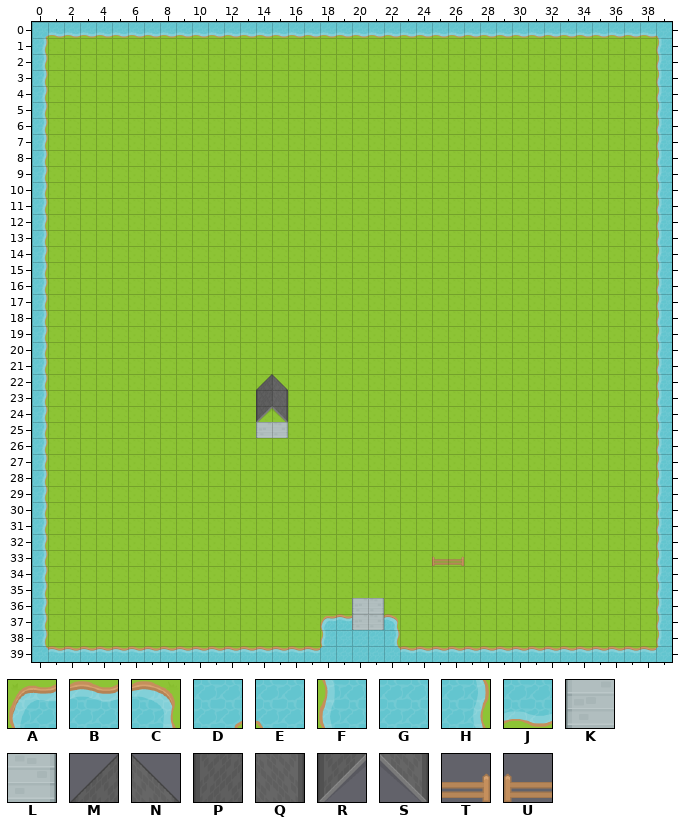
One commit to this Tiled map: level2.tmx. The first picture shows the starting point.
Cells are 64x64 px. Shown: x 0..39, y 0..39.
Key: from "RPGpack_sheet": A 10, B 11, C 12, D 13, E 14, F 30, G 31, H 32, J 51, K 109, L 111, M 131, N 132, P 151, Q 152, R 171, S 172, T 206, U 226.
_ is an empty cell.
Layers that did not change in this view are not listed.
Layer "Blocked" before, first column x 0:
 0 DJJJJJJJJJJJJJJJJJJJJJJJJJJJJJJJJJJJJJJE
 1 H______________________________________F
 2 H______________________________________F
 3 H______________________________________F
 4 H______________________________________F
 5 H______________________________________F
 6 H______________________________________F
 7 H______________________________________F
 8 H______________________________________F
 9 H______________________________________F
10 H______________________________________F
11 H______________________________________F
12 H______________________________________F
13 H______________________________________F
14 H______________________________________F
15 H______________________________________F
16 H______________________________________F
17 H______________________________________F
18 H______________________________________F
19 H______________________________________F
20 H______________________________________F
21 H______________________________________F
22 H_____________MN_______________________F
23 H_____________PQ_______________________F
24 H_____________RS_______________________F
25 H_____________KL_______________________F
26 H______________________________________F
27 H______________________________________F
28 H______________________________________F
29 H______________________________________F
30 H______________________________________F
31 H______________________________________F
32 H______________________________________F
33 H________________________UT____________F
34 H______________________________________F
35 H______________________________________F
36 H______________________________________F
37 H_________________AB__C________________F
38 H_________________FG__H________________F
Now the later version:
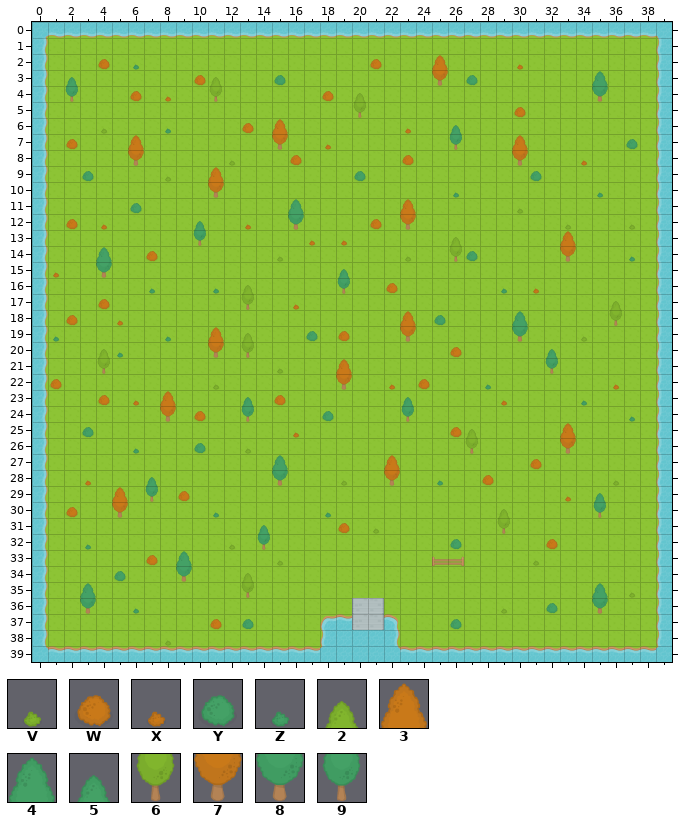
Further tiles: from "RPGpack_sheet": V 181, W 182, X 183, Y 184, Z 185, 2 201, 3 202, 4 204, 5 205, 6 221, 7 222, 8 224, 9 225.
Diff:
Changed rows in their new state; . is an unchanged cell.
Layer "Blocked":
first column x 2:
 2 .......................3...........
 3 5........2.............7.........4.
 4 9........6........2..............8.
 5 ..................6................
 6 .............3..........5..........
 7 ....3........7..........9...3......
 8 ....7.......................7......
 9 .........3.........................
10 .........7.........................
11 ..............4......3.............
12 ........5.....8......7.............
13 ........9...............2......3...
14 ..4.....................6......7...
15 ..8..............5.................
16 ...........2.....9.................
17 ...........6......................2
18 .....................3......4.....6
19 .........3.2.........7......8......
20 ..2......7.6..................5....
21 ..6..............3............9....
22 ............__...7.................
23 ......3....5__.......5.............
24 ......7....9__.......9.............
25 ............__...........2.....3...
26 .........................6.....7...
27 .............4......3..............
28 .....5.......8......7..............
29 ...3.9...........................5.
30 ...7.......................2.....9.
31 ............5..............6.......
32 ............9......................
33 .......4...........................
34 .......8...2.......................
35 .4.........6.....................4.
36 .8...............................8.
Layer "Foreground":
first column x 1:
 2 ...W.Z..............W........X.......
 3 .........W....Y...........Y..........
 4 .....W.X.........W...................
 5 .............................W.......
 6 ...V...Z....W.........X..............
 7 .W...............X..................Y
 8 ...........V...W......W..........X...
 9 ..Y....V...........Y..........Y......
10 .........................Z........Z..
11 .....Y.......................V.......
12 .W.X........X.......W...........V...V
13 ................X.X..................
14 ......W.......V.......V...Y.........Z
15 X....................................
16 ......Z...Z..........W......Z.X......
17 ...W...........X.....................
18 .W..X...................Y............
19 Z......Z........Y.W..............V...
20 ....Z....................W...........
21 ..............V......................
22 W.........V..........X.W...Z.......X.
23 ...W.X........W.............X....Z...
24 .........W.......Y..................Z
25 ..Y............X.........W...........
26 .....Z...Y..V........................
27 ..............................W......
28 ..X...............V.....Z..W.......V.
29 ........W.......................X....
30 .W........Z......Z...................
31 ..................W.V................
32 ..Z........V.............Y.....W.....
33 ......W.......V...............V......
34 ....Y................................
35 ....................................V
36 .....Z......................V..Y.....
37 ..........W.Y............Y...........
38 .......V.............................
